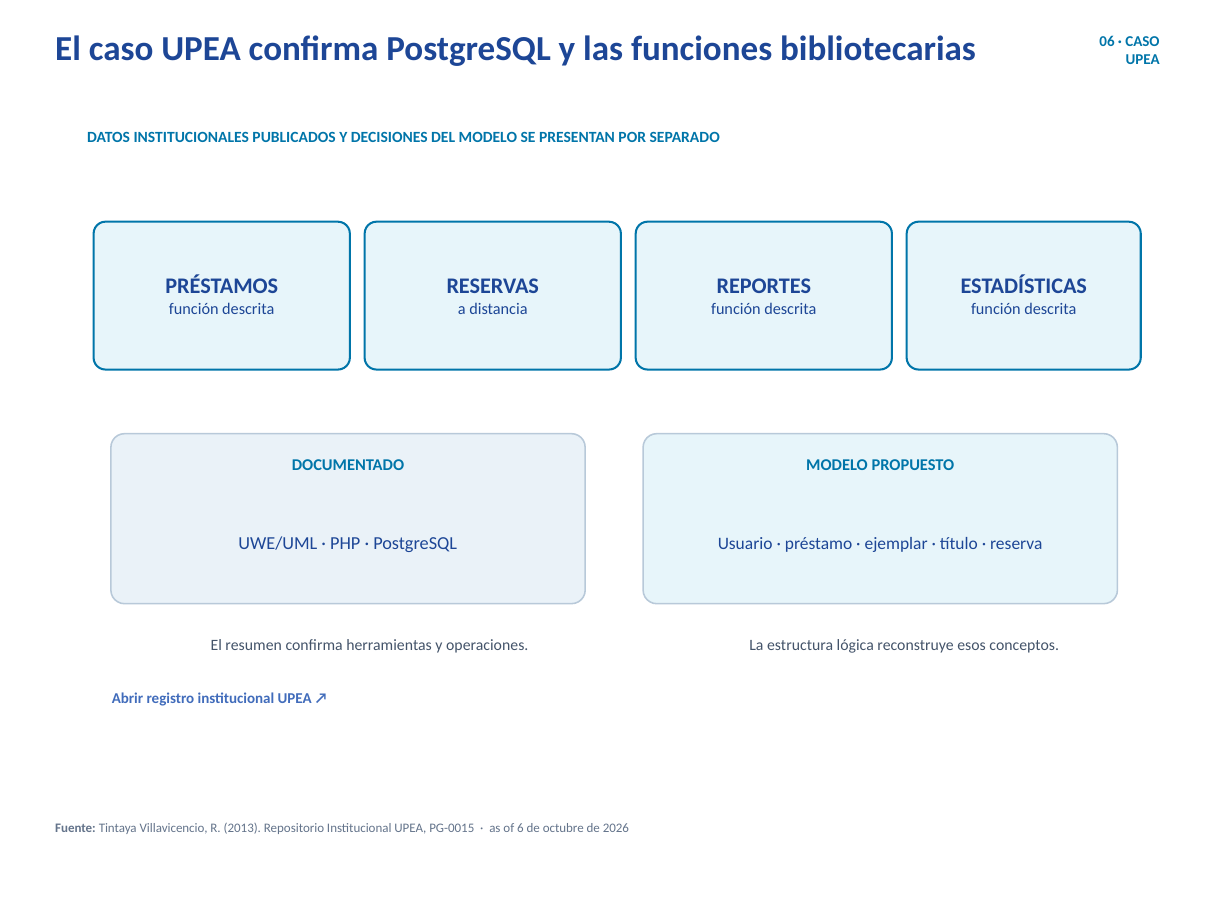
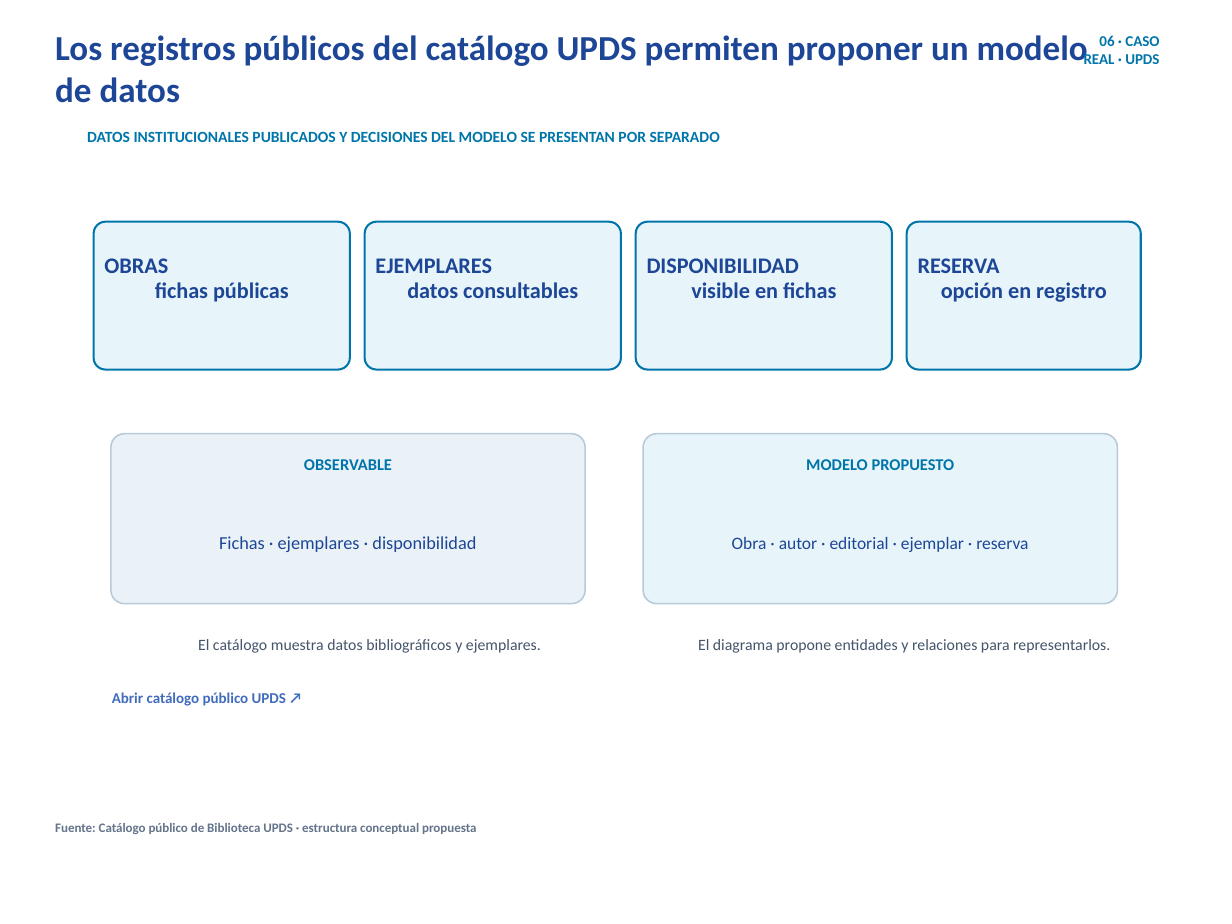
Before and after one commit to erickbravob/sistemas-informacion-i, a slide deck: slide 7 of materiales/actividad-1/tema-04-modelo-datos-v4.pptx. Drawn at 1232x924 pixels with LibreOffice and Linux fonts; fonts in the diff are those of the drawing; background and template pictures are left out. Boxes give left, top, right and bottom in pixels: in the first picture for what was removed or moved away, otherwise in the second. Text is boxed around its words. In the diff, an @@ line names an element or a change of style, - is before the commit and + after.

Commit message:
Actualiza evidencia bibliográfica y caso UPDS

```diff
--- a/materiales/actividad-1/tema-04-modelo-datos-v4.pptx
+++ b/materiales/actividad-1/tema-04-modelo-datos-v4.pptx
@@ text at [55,35,1088,103]: text changed @@
-El caso UPEA confirma PostgreSQL y las funciones bibliotecarias
+Los registros públicos del catálogo UPDS permiten proponer un modelo de datos
@@ text at [1084,36,1159,64]: text changed @@
-06 · CASO UPEA
+06 · CASO REAL · UPDS
@@ text at [104,258,289,302]: text changed; size 9.5 to 13 pt; bold on @@
-PRÉSTAMOS
-función descrita
+OBRAS
+fichas públicas
@@ text at [375,258,578,298]: text changed; size 9.5 to 13 pt; bold on @@
-RESERVAS
-a distancia
+EJEMPLARES
+datos consultables
@@ text at [647,258,836,298]: text changed; size 9.5 to 13 pt; bold on @@
-REPORTES
-función descrita
+DISPONIBILIDAD
+visible en fichas
@@ text at [918,258,1107,302]: text changed; size 9.5 to 13 pt; bold on @@
-ESTADÍSTICAS
-función descrita
+RESERVA
+opción en registro
@@ text at [304,459,392,470]: text changed @@
-DOCUMENTADO
+OBSERVABLE
@@ text at [219,536,476,552]: text changed @@
-UWE/UML · PHP · PostgreSQL
+Fichas · ejemplares · disponibilidad
@@ text at [732,537,1028,552]: text changed @@
-Usuario · préstamo · ejemplar · título · reserva
+Obra · autor · editorial · ejemplar · reserva
@@ text at [198,639,541,653]: text changed @@
-El resumen confirma herramientas y operaciones.
+El catálogo muestra datos bibliográficos y ejemplares.
@@ text at [698,639,1110,653]: text changed @@
-La estructura lógica reconstruye esos conceptos.
+El diagrama propone entidades y relaciones para representarlos.
@@ text at [112,692,286,706]: text changed @@
-Abrir registro institucional UPEA ↗
+Abrir catálogo público UPDS ↗
@@ text at [55,823,476,834]: text changed; bold on @@
-Fuente: Tintaya Villavicencio, R. (2013). Repositorio Institucional UPEA, PG-0015 · as of 6 de octubre de 2026
+Fuente: Catálogo público de Biblioteca UPDS · estructura conceptual propuesta
```
Also in this commit, not shown: 5 other slides changed, 20 other files.
